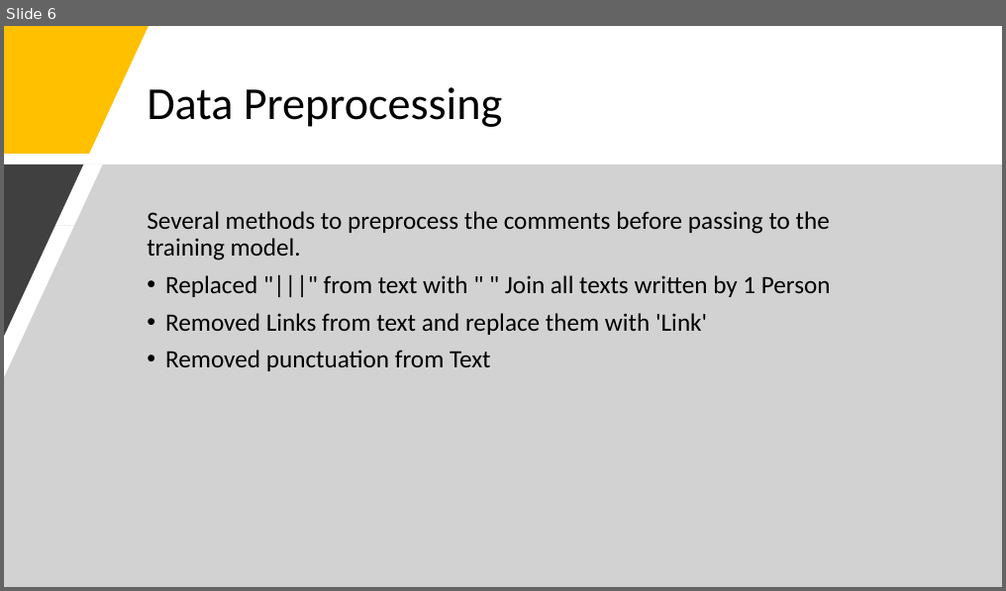
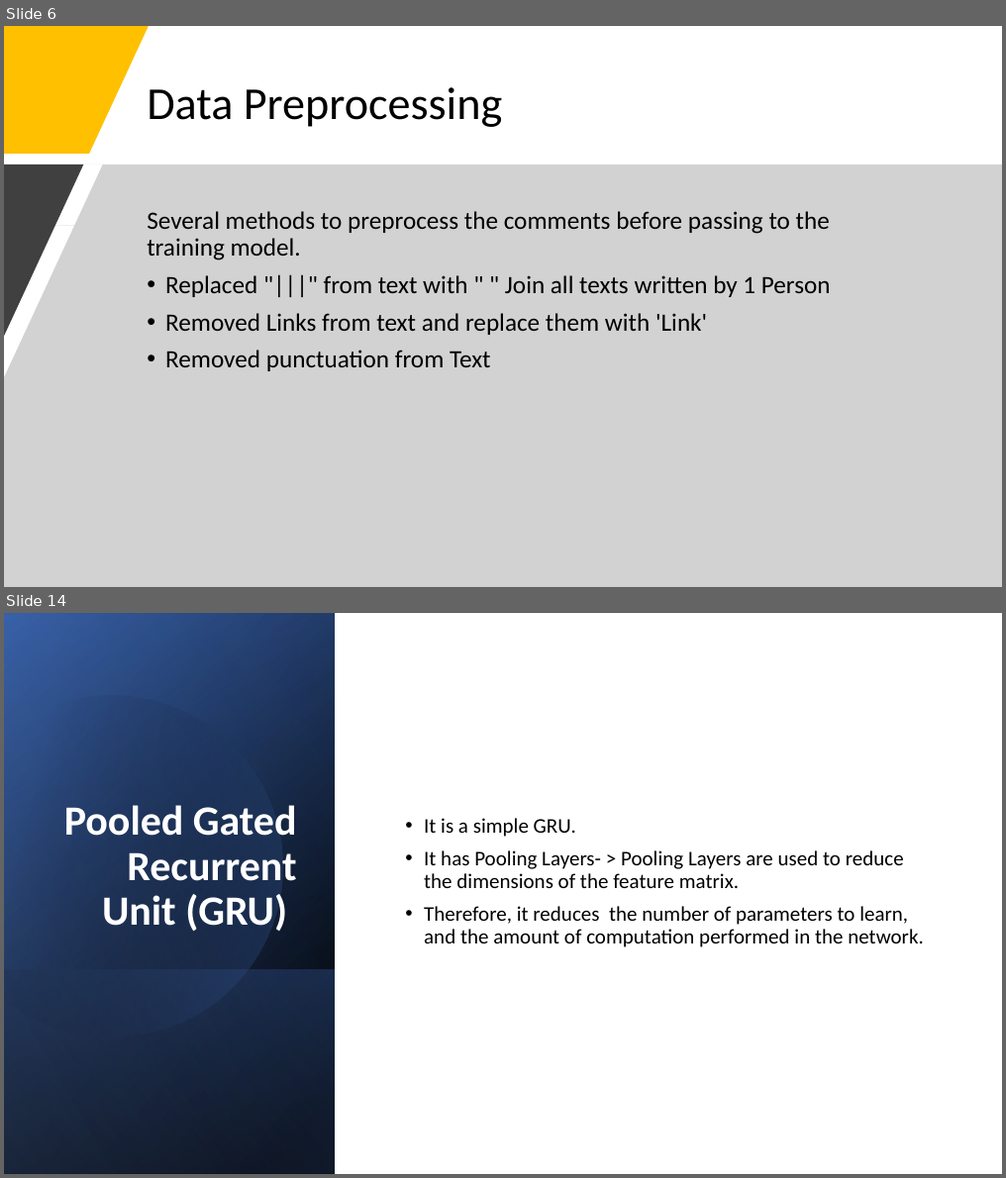
Before and after one commit to nalisharathod01/Myers-Briggs-Personality-Prediction, a slide deck: Project Presentation.pptx. Shown one above the other, each under a label of ours: slide 6 before the commit, slides 6 and 14 after it; the slides between them are not shown. The pictures are 1006x591 and 1006x1178 pixels, drawn with LibreOffice and Linux fonts; fonts in the diff are those of the drawing. Boxes give left, top, right and bottom in pixels: in the first picture for what was removed or moved away, otherwise in the second. Text is boxed around its words. In the diff, an @@ line names an element or a change of style, - is before the commit and + after.

Commit message:
Deep learning portion added

```diff
--- a/Project Presentation.pptx
+++ b/Project Presentation.pptx
@@ slide 14 added at [4,613,1002,1174], background #FFFFFF @@
@@ rectangle added at [4,613,1002,1174], fill #FFFFFF @@
@@ rectangle added at [4,613,335,1174], fill gradient #000000 to #2F5597 @@
@@ rectangle added at [4,614,335,1174], fill gradient #000000 to #4472C4 @@
@@ rectangle added at [4,613,335,1173], fill gradient #000000 to #8FAADC @@
@@ freeform shape added at [4,655,324,1072], fill gradient #000000 to #4472C4 @@
@@ title added at [64,805,297,931], 40 pt, text #FFFFFF, bold @@
+Pooled Gated Recurrent Unit (GRU)
@@ text added at [424,818,924,948], 20 pt, text #000000 @@
+• It is a simple GRU.
+• It has Pooling Layers- > Pooling Layers are used to reduce the dimensions of the feature matrix.
+• Therefore, it reduces the number of parameters to learn, and the amount of computation performed in the network.
@@ rectangle added at [4,969,335,1174], fill gradient #4472C4 to #000000 @@
```
Also in this commit, not shown: 1 slide changed, 16 other slides added, 1 other file.
